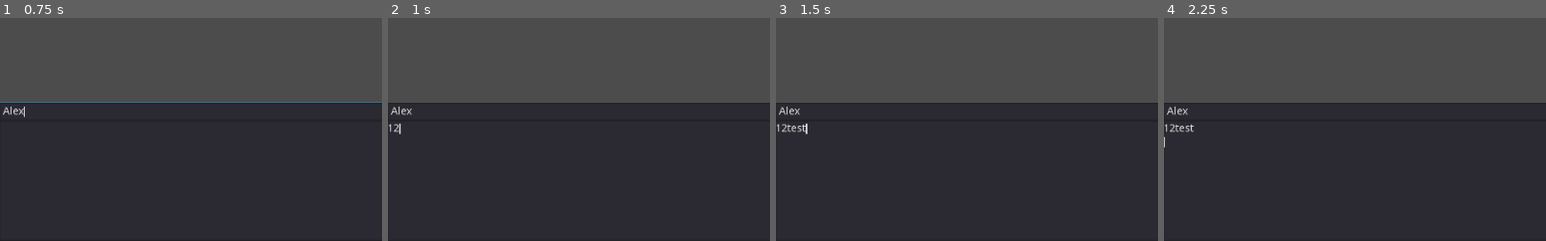
Above: before the commit, frames 1-4 (left to right).
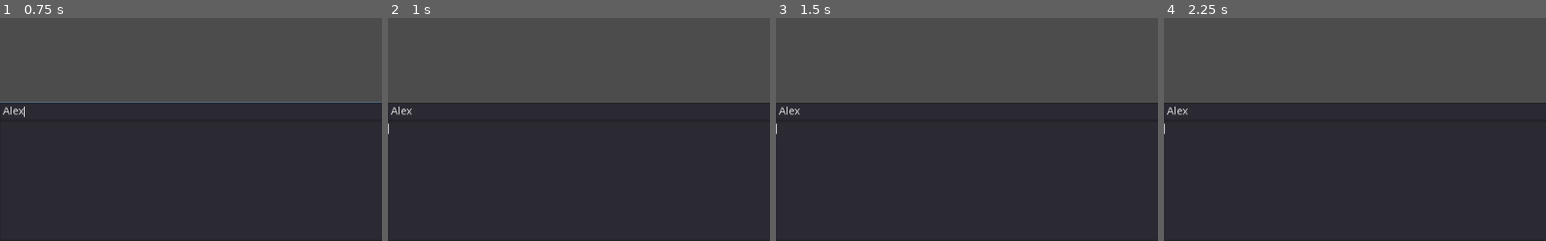
Above: after the commit, the same moments.

Repository: copperTones/Project-Todo-List
Game: Godot game, scene res://scenes/default.tscn
The game is run twice, just before and just after one commit, with the same random seed, the same clock (stepped at 60 frames per second) and the same inputs.
Inputs (mouse positions are % of the whole screen's width and height, from its top left):
- Up to frame 1 (0.75 s): click (50, 71) at 0.52 s; type "Alex" at 0.6 s
- Up to frame 2 (1 s): click (50, 86) at 0.75 s; type "12" at 0.83 s
- Up to frame 3 (1.5 s): type "test" at 1.25 s
- Up to frame 4 (2.25 s): tap Enter at 2 s; drag from (50, 2) to (60, 28) at 2.02 s
The pictures show only the part of the screen within x 0-50%, y 50-100%; the shares and areas given below are measured in that part.

Frame 1 is identical in both runs. In frame 2, 0.1% of the frame differs, in the area x 0-4%, y 47-53%; in frame 3, 0.2%, in the area x 0-9%, y 47-53%; in frame 4, 0.2%.
Error in both runs: Invalid get index 'groups' (on base: 'Nil'). (res://scripts/project.gd:10)

Commit message:
debugging, desc progress

Diff:
--- a/scenes/default.tscn
+++ b/scenes/default.tscn
@@ -60,3 +60,5 @@
 
 [connection signal="focus_exited" from="LineEdit" to="title" method="_on_LineEdit_focus_exited"]
 [connection signal="text_entered" from="LineEdit" to="title" method="_on_LineEdit_text_entered"]
+[connection signal="text_entered" from="VSplitContainer/info/name" to="VSplitContainer/info" method="_on_name_text_entered"]
+[connection signal="text_changed" from="VSplitContainer/info/desc" to="VSplitContainer/info" method="_on_desc_text_changed"]
--- a/scenes/group.tscn
+++ b/scenes/group.tscn
@@ -89,5 +89,5 @@
 [connection signal="text_entered" from="Node2D/group/LineEdit" to="Node2D/group/title" method="_on_LineEdit_text_entered"]
 [connection signal="text_changed" from="Node2D/group/search/LineEdit" to="Node2D/group" method="_on_LineEdit_text_changed"]
 [connection signal="text_entered" from="Node2D/group/search/LineEdit" to="Node2D/group" method="_on_LineEdit_text_entered"]
-[connection signal="button_down" from="Node2D/group/search/clear" to="Node2D/group/search" method="_on_clear_button_down"]
-[connection signal="button_down" from="Node2D/group/search/add" to="Node2D/group/search" method="_on_add_button_down"]
+[connection signal="button_down" from="Node2D/group/search/clear" to="Node2D/group" method="_on_clear_button_down"]
+[connection signal="button_down" from="Node2D/group/search/add" to="Node2D/group" method="_on_add_button_down"]
--- a/scripts/group.gd
+++ b/scripts/group.gd
@@ -21,13 +21,13 @@
 	clear()
 
 func _on_add_button_down():
-	if new_item($LineEdit.text):
+	if new_item($search/LineEdit.text):
 		clear()
 
 func new_item(name, exists=false):
 	if Project.items.has(name) != exists:
 		return
-	var entry = {"mode": 3}
+	var entry = {"mode": 3, "desc": "Add description"}
 	if exists:
 		entry = Project.items[name]
 	else:
@@ -47,6 +47,7 @@
 	status_btn.texture_normal = tex
 
 	item.connect("dropped", self, "item_dropped")
+	item.connect("change_desc", find_parent("default").get_node("VSplitContainer/info"), "change_desc")
 	return item
 
 func clear():
@@ -59,7 +60,7 @@
 	node = node.get_node("../..")
 	var rect = $items.get_global_rect()
 	if rect.position.x + NEWGROUP_MARGIN < at.x and at.x < rect.end.x - NEWGROUP_MARGIN:
-		var index = floor(clamp((at - rect.position).y/24, 0, $items.get_child_count()-1))
+		var index = round(clamp((at - rect.position).y/24, 1, $items.get_child_count())) - 1
 		var list = Project.groups[id].items
 		list.insert(index, list.pop_at(node.get_index()))
 		$items.move_child(node, index)
--- a/scripts/groups.gd
+++ b/scripts/groups.gd
@@ -8,8 +8,7 @@
 	for gid in range(Project.groups.size()):
 		var gnode = add_group(gid)
 		for item in Project.groups[gid].items:
-			gnode.new_item(item, true).connect("change_desc", $VSplitContainer/info, "change_desc")
-			Project.items[item].desc = item + " [desc]"
+			gnode.new_item(item, true)
 
 func add_group(id):
 	var group = INST.instance()
--- a/scripts/info.gd
+++ b/scripts/info.gd
@@ -3,6 +3,20 @@
 var id
 
 func change_desc(new_id):
-	id = new_id
-	$name.text = id
-	$desc.text = Project.items[id].desc
+	if new_id in Project.items:
+		id = new_id
+		$name.text = id
+		$desc.text = Project.items[id].desc
+	else:
+		id = null
+		$name.text = ""
+		$desc.text = ""
+
+func _on_name_text_entered(new_text):
+	pass # name change function
+
+func _on_desc_text_changed():
+	if id != null:
+		Project.items[id].desc = $desc.text
+	else:
+		$desc.text = ""
